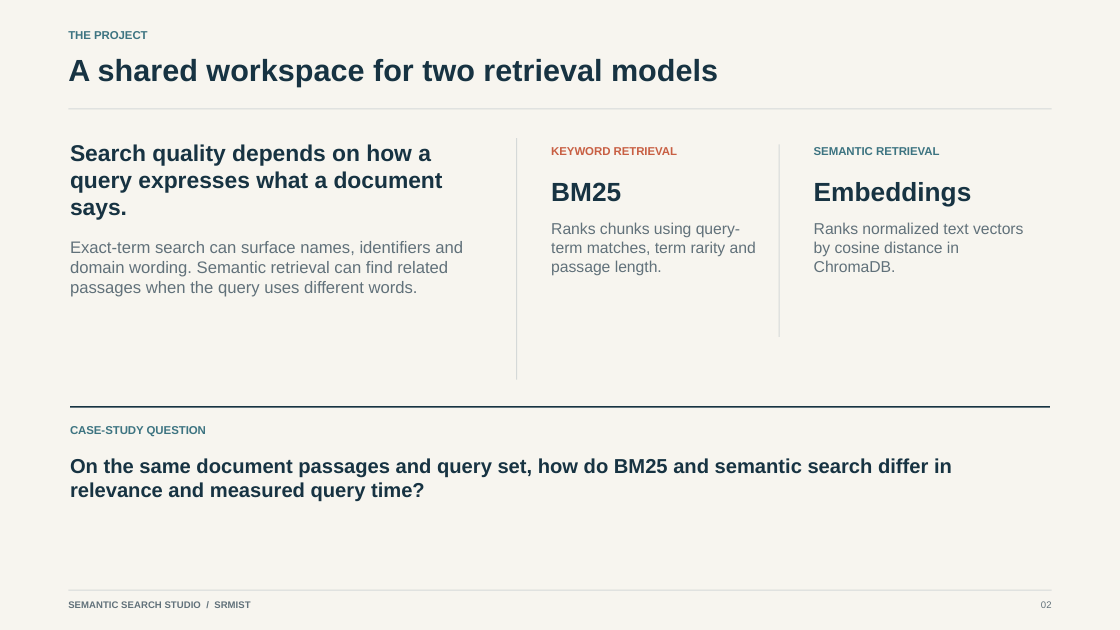
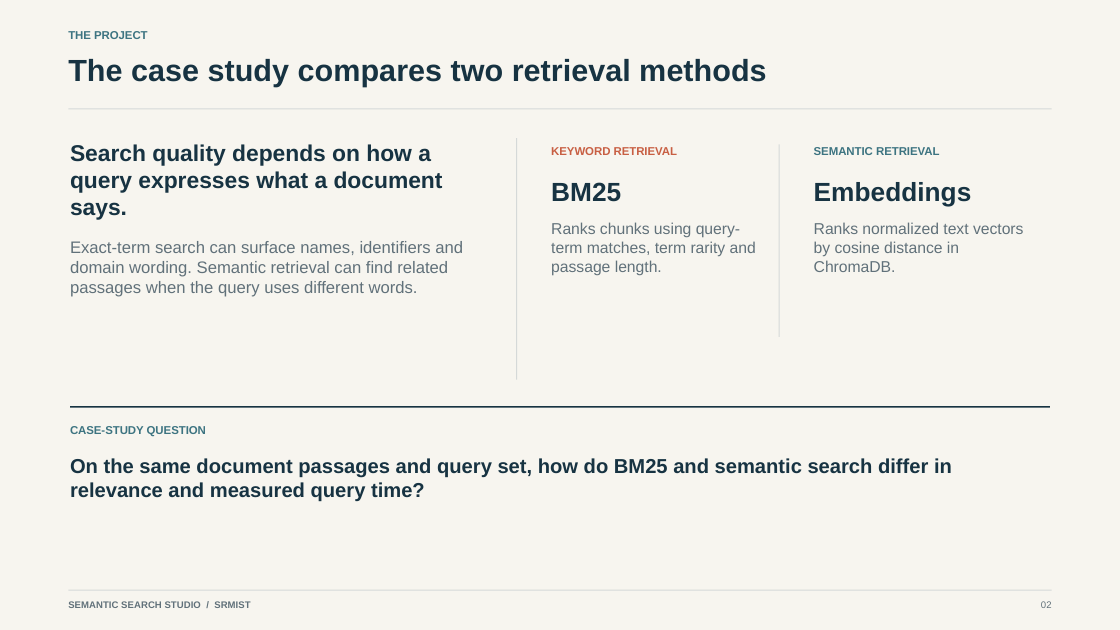
Before and after one commit to CzPhantom10/semantic-search-case-study, a slide deck: slide 2 of report/Semantic_Search_Studio_Technical_Presentation.pptx. Drawn at 1120x630 pixels with LibreOffice and Linux fonts; fonts in the diff are those of the drawing. Boxes give left, top, right and bottom in pixels: in the first picture for what was removed or moved away, otherwise in the second. Text is boxed around its words. In the diff, an @@ line names an element or a change of style, - is before the commit and + after.

Commit message:
Reframe presentation as a retrieval case study

```diff
--- a/report/Semantic_Search_Studio_Technical_Presentation.pptx
+++ b/report/Semantic_Search_Studio_Technical_Presentation.pptx
@@ text at [68,59,766,87]: text changed @@
-A shared workspace for two retrieval models
+The case study compares two retrieval methods
```
Also in this commit, not shown: 3 other slides changed.
